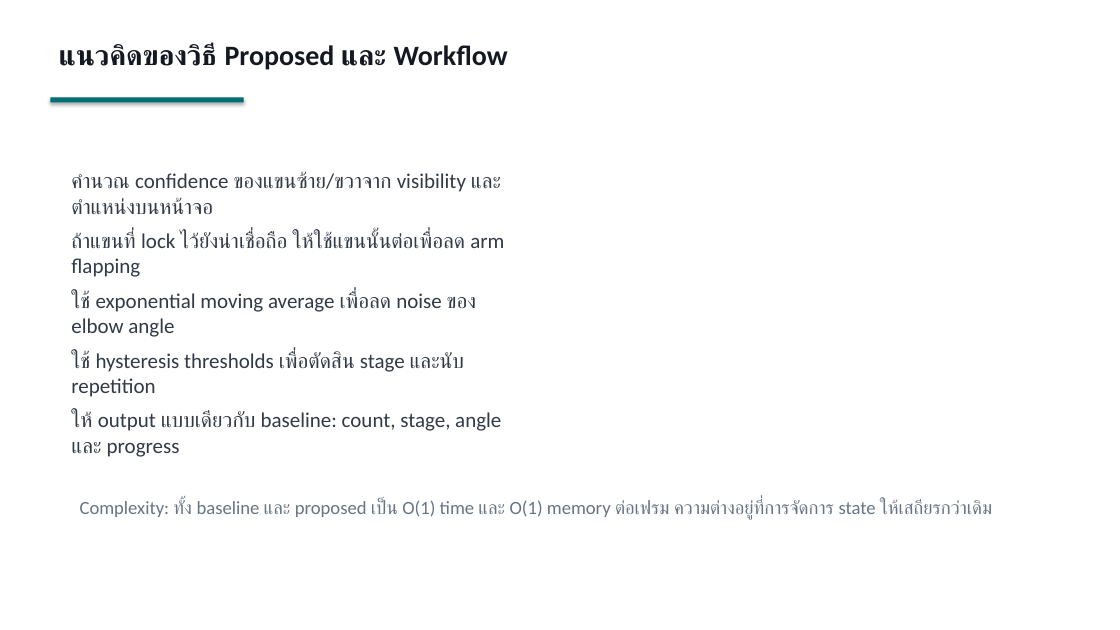
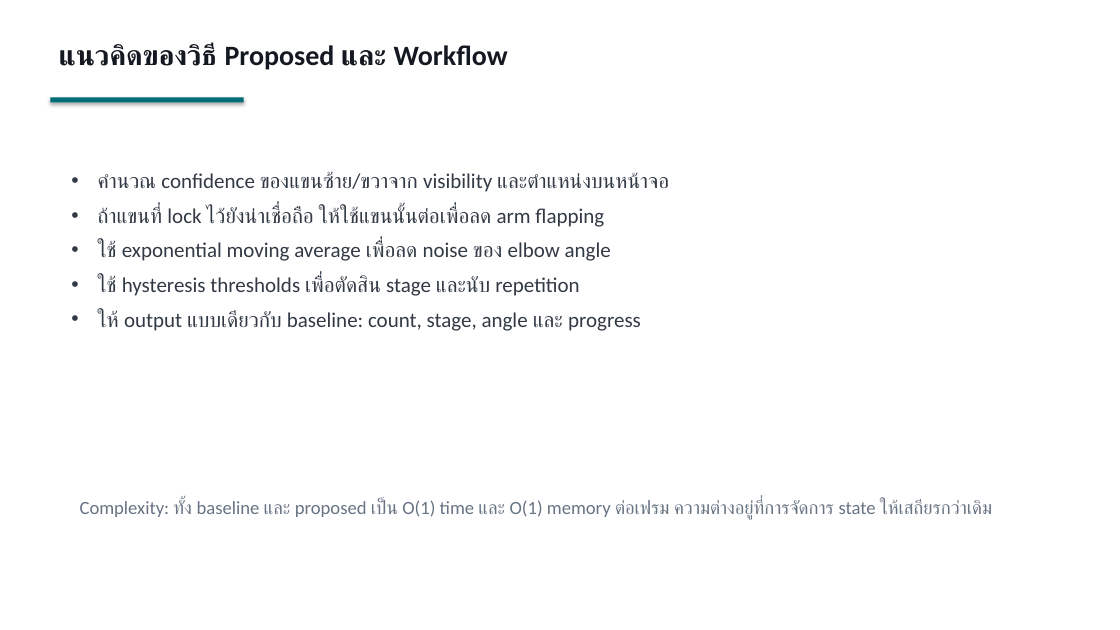
Before and after one commit to thipbadee/computer-animation-project-, a slide deck: slide 6 of report/presentation.pptx (slide 5 before the commit). Drawn at 1120x630 pixels with LibreOffice and Linux fonts; fonts in the diff are those of the drawing. Boxes give left, top, right and bottom in pixels: in the first picture for what was removed or moved away, otherwise in the second. Text is boxed around its words. In the diff, an @@ line names an element or a change of style, - is before the commit and + after.

```diff
--- a/report/presentation.pptx
+++ b/report/presentation.pptx
@@ text "คำนวณ confidence ของแขนซ้าย/ขวาจาก visibility และตำแหน่งบนหน ..." at bbox=[98, 172, 669, 331]: bullet none to • @@
```
Also in this commit, not shown: 6 other slides changed, 1 slide added.
